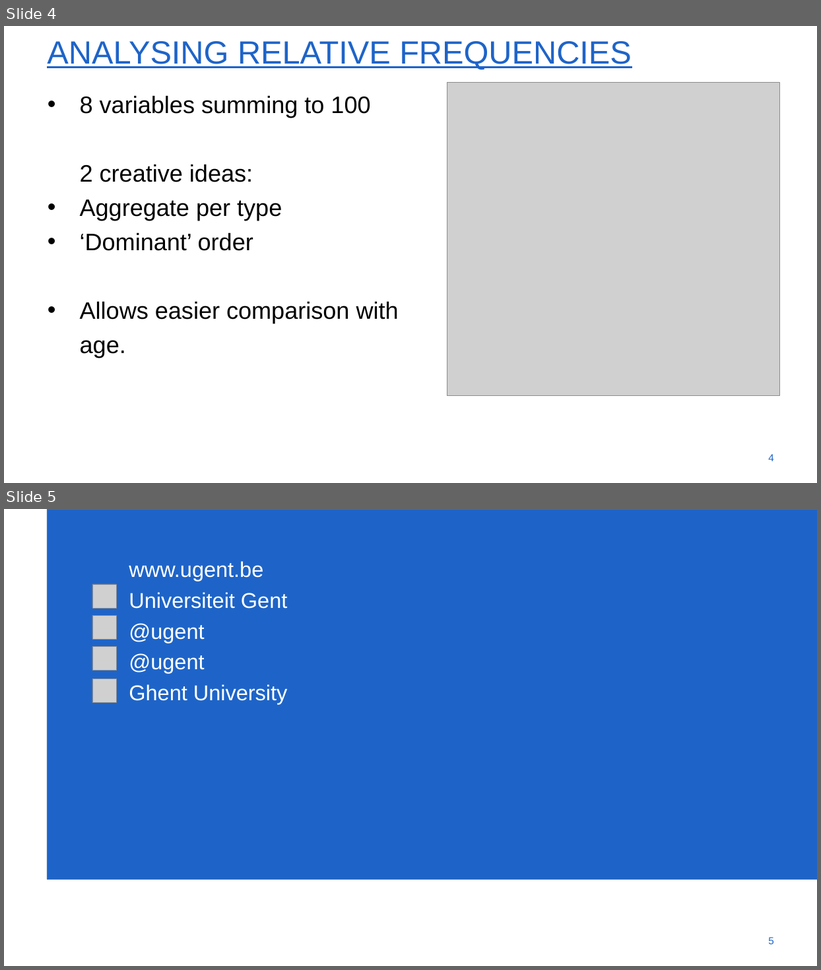
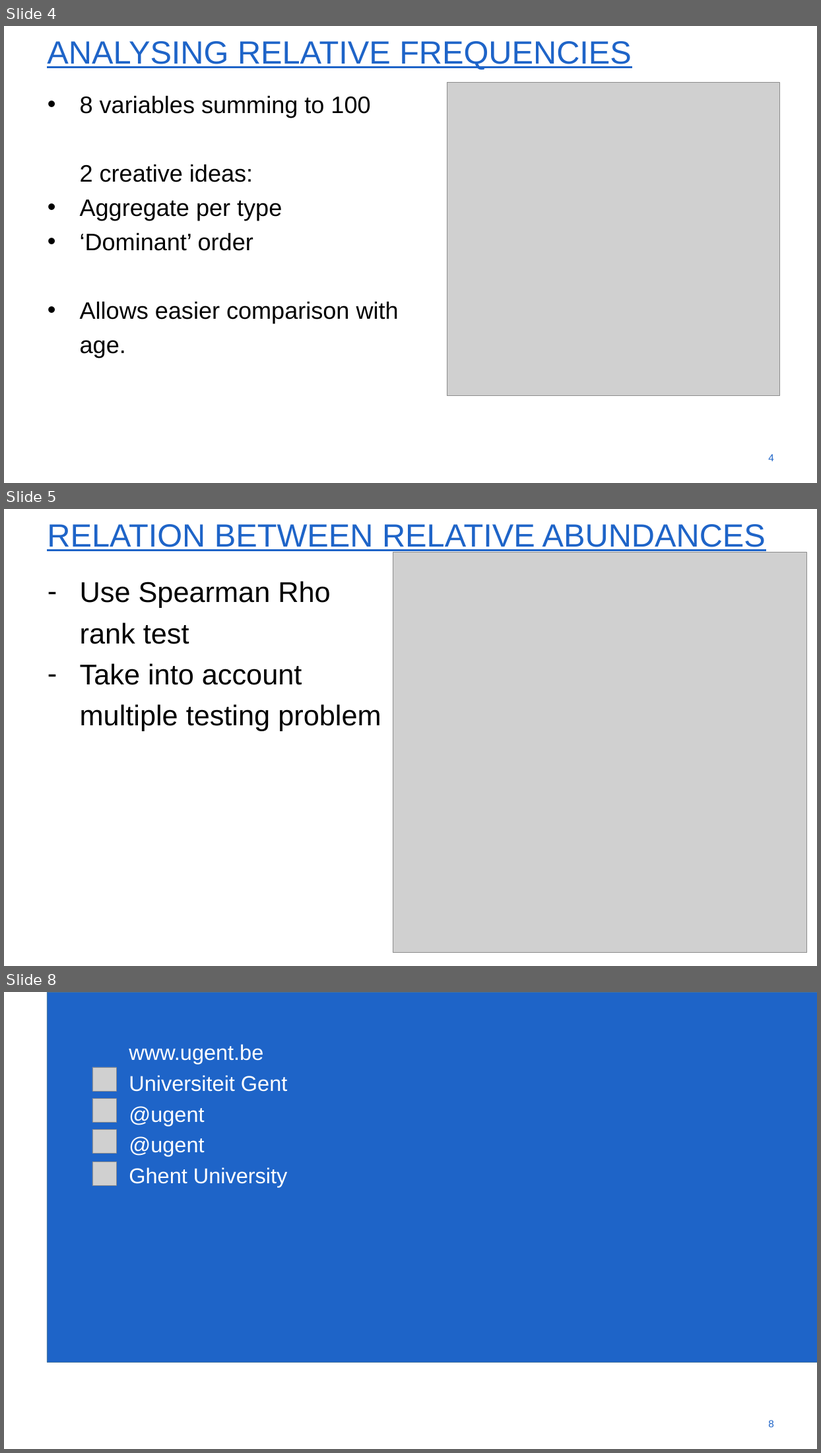
Before and after one commit to RobinBM/prin_proj, a slide deck: GROUP11.pptx. Shown one above the other, each under a label of ours: slides 4 and 5 before the commit, slides 4, 5 and 8 after it; the slides between them are not shown. The pictures are 821x970 and 821x1453 pixels, drawn with LibreOffice and Linux fonts; fonts in the diff are those of the drawing; grey boxes stand for pictures; background and template pictures are left out. Boxes give left, top, right and bottom in pixels: in the first picture for what was removed or moved away, otherwise in the second. Text is boxed around its words. In the diff, an @@ line names an element or a change of style, - is before the commit and + after.

```diff
--- a/GROUP11.pptx
+++ b/GROUP11.pptx
@@ slide 5 added at <box>4,509,817,966</box>, background #FFFFFF @@
@@ title added at <box>47,524,766,553</box>, 54 pt, text #1E64C8, underline @@
+RELATION BETWEEN RELATIVE ABUNDANCES
@@ picture added at <box>393,552,807,953</box> @@
@@ text added at <box>80,581,381,731</box>, 48 pt, text #000000 @@
+– Use Spearman Rho rank test
+– Take into account multiple testing problem
@@ page number added at <box>735,929,779,953</box>, 17.1 pt, text #1E64C8 @@
+5
@@ what was slide 5 is now slide 8 @@
@@ page number at <box>768,1420,774,1428</box>: text changed @@
-5
+8
```
Also in this commit, not shown: 2 other slides added.
